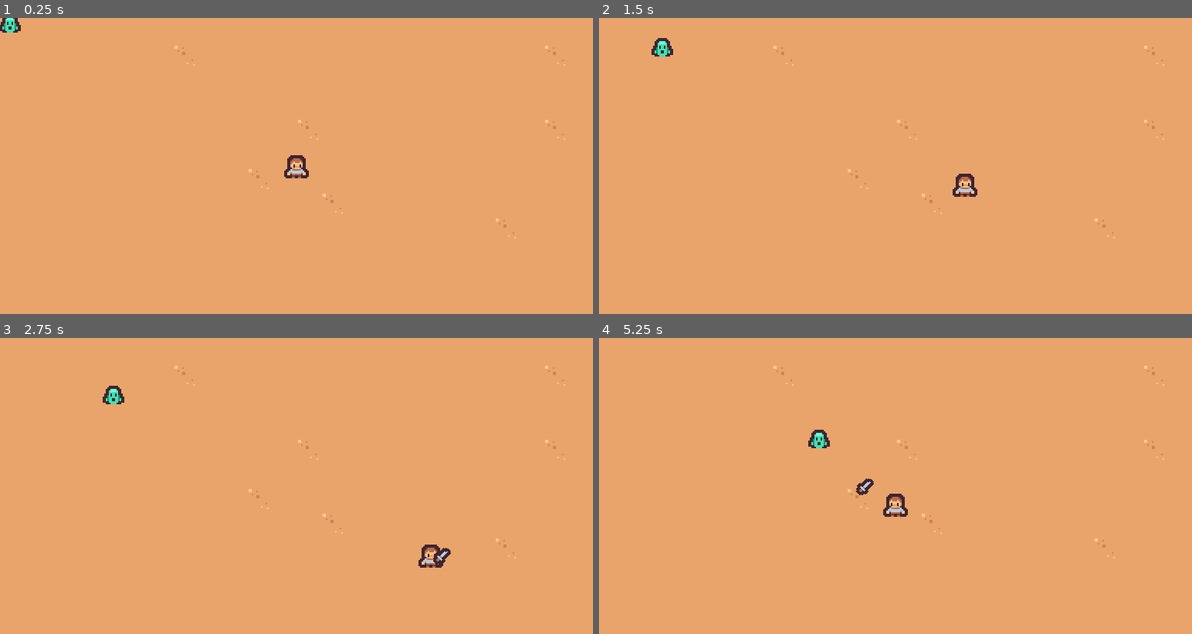
Above: before the commit, frames 1-4 (two rows, left to right).
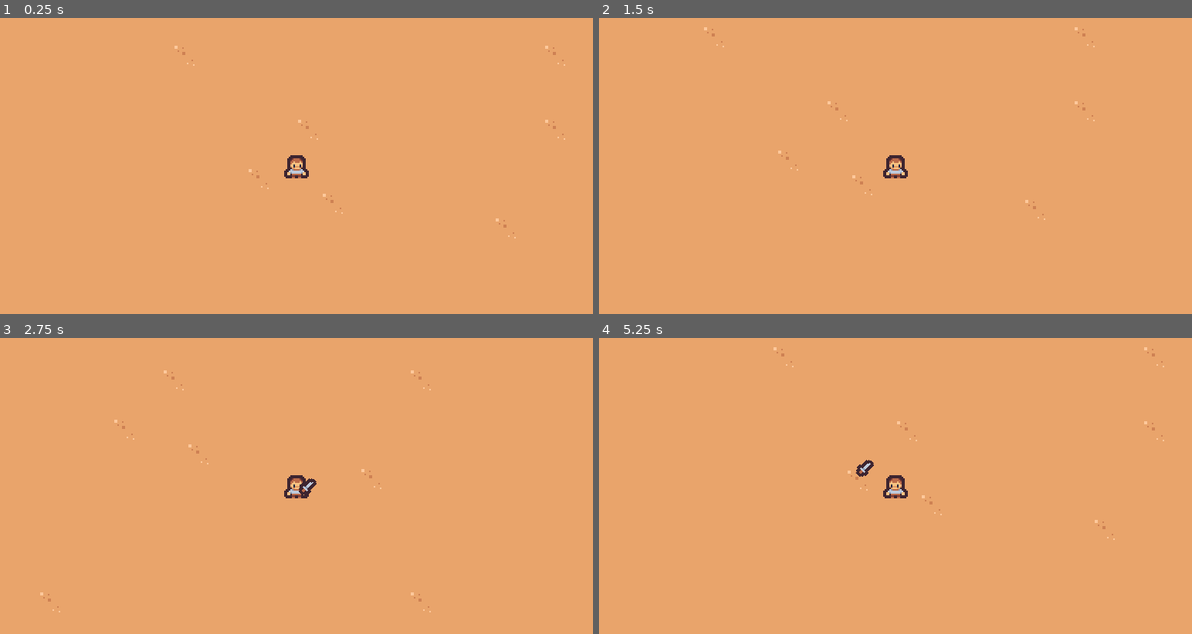
Above: after the commit, the same moments.

Repository: Bandeiraa/vampire_survivors_clone
Game: Godot game, scene res://scenes/management/game_level.tscn
The game is run twice, just before and just after one commit, with the same random seed, the same clock (stepped at 60 frames per second) and the same inputs.
Inputs:
- Up to frame 1 (0.25 s): no input
- Up to frame 2 (1.5 s): hold Right (ui_right) 0.53-1.28 s; hold Down (ui_down) from 1.28 s (still down)
- Up to frame 3 (2.75 s): release Down (ui_down) at 2.03 s; hold Right (ui_right) from 2.03 s (still down)
- Up to frame 4 (5.25 s): release Right (ui_right) at 2.78 s; hold Up (ui_up) 2.78-3.53 s; hold Left (ui_left) 3.53-5.03 s; hold Down (ui_down) from 5.03 s (still down)

The runs differ from the first frame. In frame 1, 0.2% of the frame differs, in the area x 0-4%, y 0-5%; in frame 2, 0.9%; in frame 3, 1.1%; in frame 4, 1.1%, in the area x 29-96%, y 3-75%.

Commit message:
basic enemy spawn system/using terrain tile inside a parallaxbackground (better performance)

Diff:
--- a/scenes/character/template.tscn
+++ b/scenes/character/template.tscn
@@ -44,6 +44,9 @@
 
 [node name="Skill" type="Node2D" parent="."]
 
+[node name="Camera" type="Camera2D" parent="."]
+current = true
+
 [node name="Animation" type="AnimationPlayer" parent="."]
 anims/RESET = SubResource( 2 )
 anims/hit = SubResource( 1 )
--- a/scenes/management/game_level.tscn
+++ b/scenes/management/game_level.tscn
@@ -1,8 +1,7 @@
-[gd_scene load_steps=6 format=2]
+[gd_scene load_steps=5 format=2]
 
 [ext_resource path="res://scenes/character/human.tscn" type="PackedScene" id=1]
 [ext_resource path="res://assets/map/base_terrain.png" type="Texture" id=2]
-[ext_resource path="res://scenes/enemy/ghost.tscn" type="PackedScene" id=3]
 [ext_resource path="res://scripts/management/enemy_spawner.gd" type="Script" id=4]
 
 [sub_resource type="TileSet" id=1]
@@ -32,18 +31,26 @@
 
 [node name="GameLevel" type="Node2D"]
 
-[node name="Map" type="Node2D" parent="."]
+[node name="Human" parent="." instance=ExtResource( 1 )]
+position = Vector2( 192, 96 )
 
-[node name="BaseTerrain" type="TileMap" parent="Map"]
+[node name="EnemySpawner" type="Node2D" parent="."]
+script = ExtResource( 4 )
+
+[node name="SpawnTimer" type="Timer" parent="EnemySpawner"]
+wait_time = 5.0
+one_shot = true
+autostart = true
+
+[node name="Map" type="ParallaxBackground" parent="."]
+
+[node name="Floor" type="ParallaxLayer" parent="Map"]
+motion_mirroring = Vector2( 384, 192 )
+
+[node name="BaseTerrain" type="TileMap" parent="Map/Floor"]
 tile_set = SubResource( 1 )
 cell_size = Vector2( 16, 16 )
 format = 1
 tile_data = PoolIntArray( 0, 0, 0, 1, 0, 0, 2, 0, 0, 3, 0, 0, 4, 0, 0, 5, 0, 0, 6, 0, 0, 7, 0, 0, 8, 0, 0, 9, 0, 0, 10, …(3809 unchanged characters)…
 
-[node name="Human" parent="." instance=ExtResource( 1 )]
-position = Vector2( 192, 96 )
-
-[node name="Ghost" parent="." instance=ExtResource( 3 )]
-
-[node name="EnemySpawner" type="Node2D" parent="."]
-script = ExtResource( 4 )
+[connection signal="timeout" from="EnemySpawner/SpawnTimer" to="EnemySpawner" method="on_spawn_timer_timeout"]
--- a/scripts/management/enemy_spawner.gd
+++ b/scripts/management/enemy_spawner.gd
@@ -1,2 +1,55 @@
 extends Node2D
 class_name EnemySpawner
+
+onready var timer: Timer = get_node("SpawnTimer")
+
+var current_wave: String = "wave_1"
+
+var spawn_point_list: Array = [
+	Vector2(0, 192),
+	Vector2(384, 192),
+	Vector2(-384, 192),
+	Vector2(384, 0),
+	Vector2(384, 192),
+	Vector2(384, -192)
+]
+
+var wave_list: Array = [
+	"wave_1",
+	"wave_2",
+	"wave_3"
+]
+
+var spawn_dictionary: Dictionary = {
+	"wave_1": {
+		"enemies_list": [
+			preload("res://scenes/enemy/ghost.tscn")
+		],
+
+		"spawn_cooldown": [
+			3.5,
+			7.0
+		]
+	}
+}
+
+func _ready() -> void:
+	randomize()
+
+
+func spawn() -> void:
+	var spawn_position_index: int = randi() % spawn_point_list.size()
+	var character_position: Vector2 = global_info.character.global_position
+	var spawn_position: Vector2 = spawn_point_list[spawn_position_index] + character_position
+
+	var enemy_index: int = randi() % spawn_dictionary[current_wave]["enemies_list"].size()
+	var enemy: EnemyTemplate = spawn_dictionary[current_wave]["enemies_list"][enemy_index].instance()
+	enemy.global_position = spawn_position
+	add_child(enemy)
+
+
+func on_spawn_timer_timeout() -> void:
+	var spawn_cooldown_list: Array = spawn_dictionary[current_wave]["spawn_cooldown"]
+	var spawn_cooldown: float = rand_range(spawn_cooldown_list.min(), spawn_cooldown_list.max())
+	timer.start(spawn_cooldown)
+	spawn()
